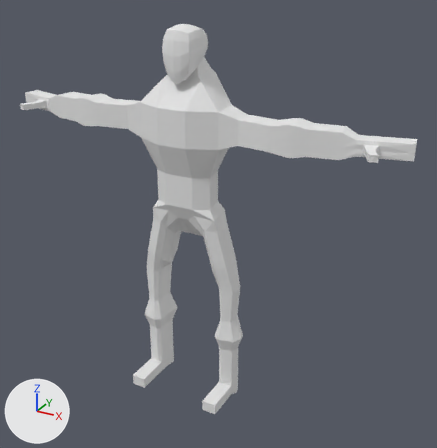
Renders of the Blender file Blender/Mannetje/lijf.blend from each side of a commit.
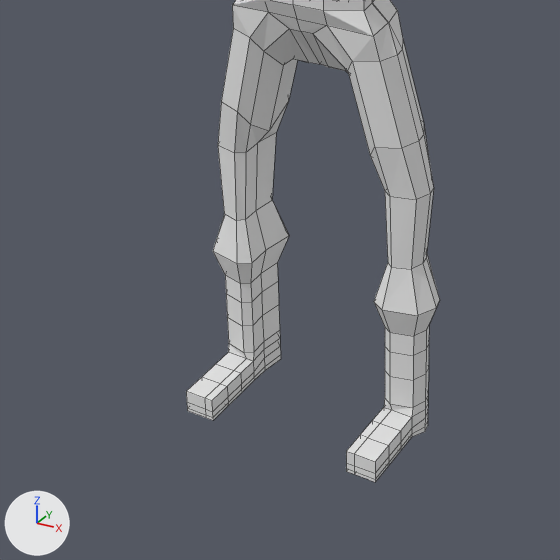
The first picture shows the older version from a 50 mm camera at (25.2, -40.5, 6.0) aimed at (2.5, 0.9, -14.7). The close-ups show both versions on the part from 12% to 68% of the width and 46% to 100% of the height of that picture; other places that the commit changed are outside them. Lighting does not change. The marker at lower left points along +X, +Y and +Z. The close-ups show mesh edges as thin lines.
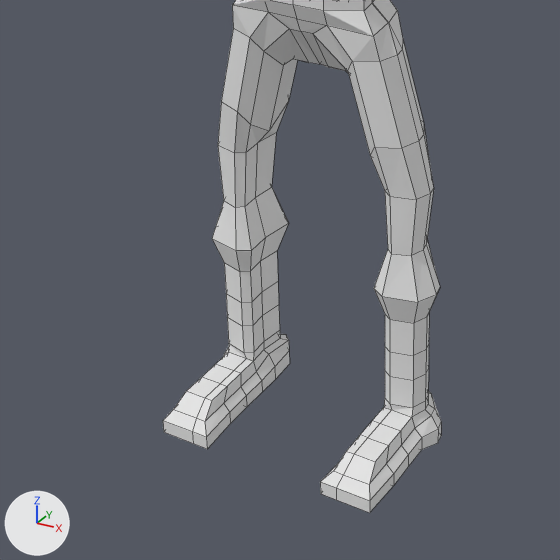
The change, as JSON lines over the scene's bpy script:
```json
{"block": "me_cube", "where": "# used by ob_cube; location = (0.0, 0.0, 0.0)"}
{"op": "remove", "block": "me_cube", "code": "me_cube.from_pydata(...)  # 414 vertices, 384 faces, 2 loose edges; spans x 0.0..17.8, y -3.3..3.4, z -31.2..1.5"}
{"op": "add", "block": "me_cube", "code": "me_cube.from_pydata(...)  # 414 vertices, 384 faces, 2 loose edges; spans x 0.0..17.8, y -4.5..3.4, z -31.6..1.8"}
{"block": "me_cube", "change": "me_cube part 1: 48 of 414 vertices moved; they spanned x 3.0..4.7, y -3.3..1.9, z -31.2..-30.5 and now span x 2.7..5.2, y -4.5..2.4, z -31.6..-30.4; mean shift (0.0, -0.2, -0.1); largest move (3.2, -3.3, -31.1) -> (2.7, -4.5, -31.5)"}
{"block": "me_cube", "change": "me_cube part 2: all 27 vertices in x 2.6..5.2, y -0.9..2.3, z -26.2..-23.2 are moved by (0.0, 0.0, 0.6)"}
```

Changed parts and their boxes [x1, y1, x2, y2] in the close-ups (560 x 560 px; the box of a moved part takes in the faces that stretch with it):
```json
{"object": "Cube", "change": "reshaped", "before": [186, 0, 440, 482], "after": [163, 0, 441, 513]}
{"part": 1, "of": "me_cube", "change": "moved or reshaped", "before": [186, 339, 428, 482], "after": [163, 334, 441, 513]}
{"part": 2, "of": "me_cube", "change": "moved or reshaped", "before": [213, 133, 440, 356], "after": [212, 133, 440, 356]}
```
